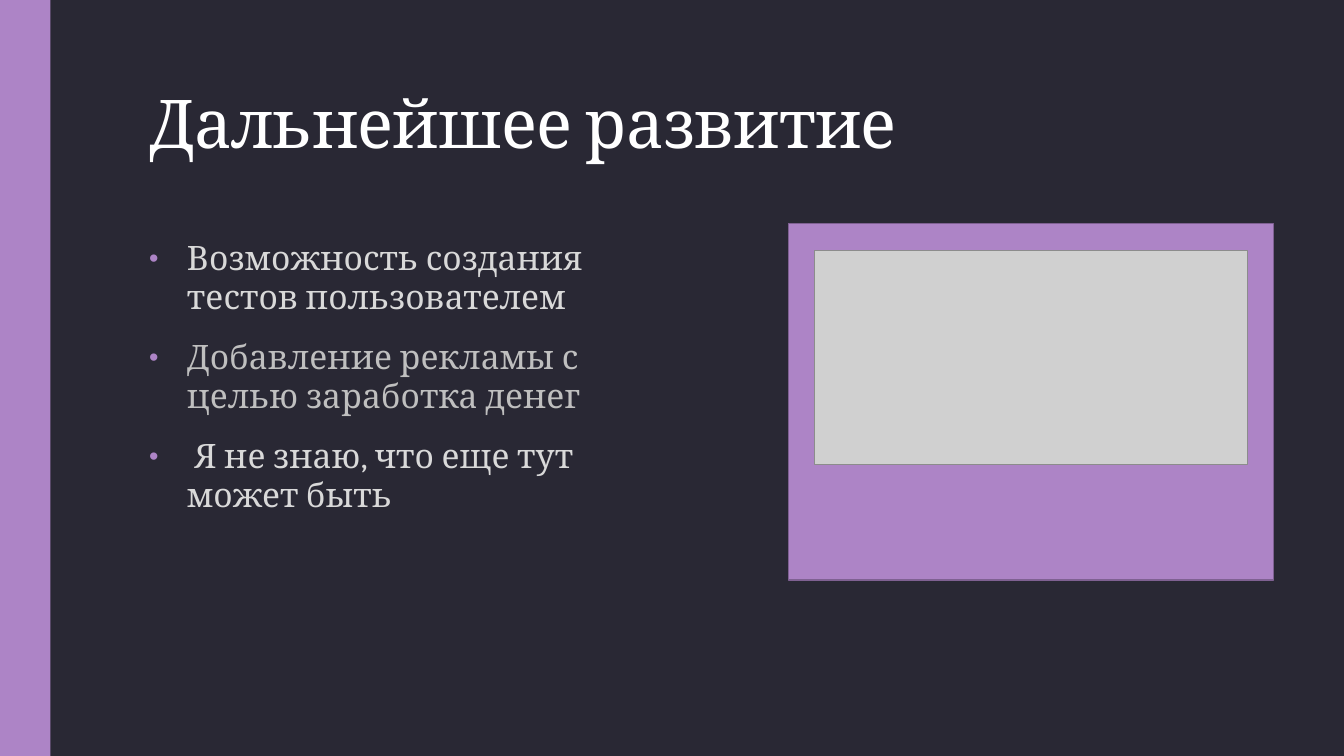
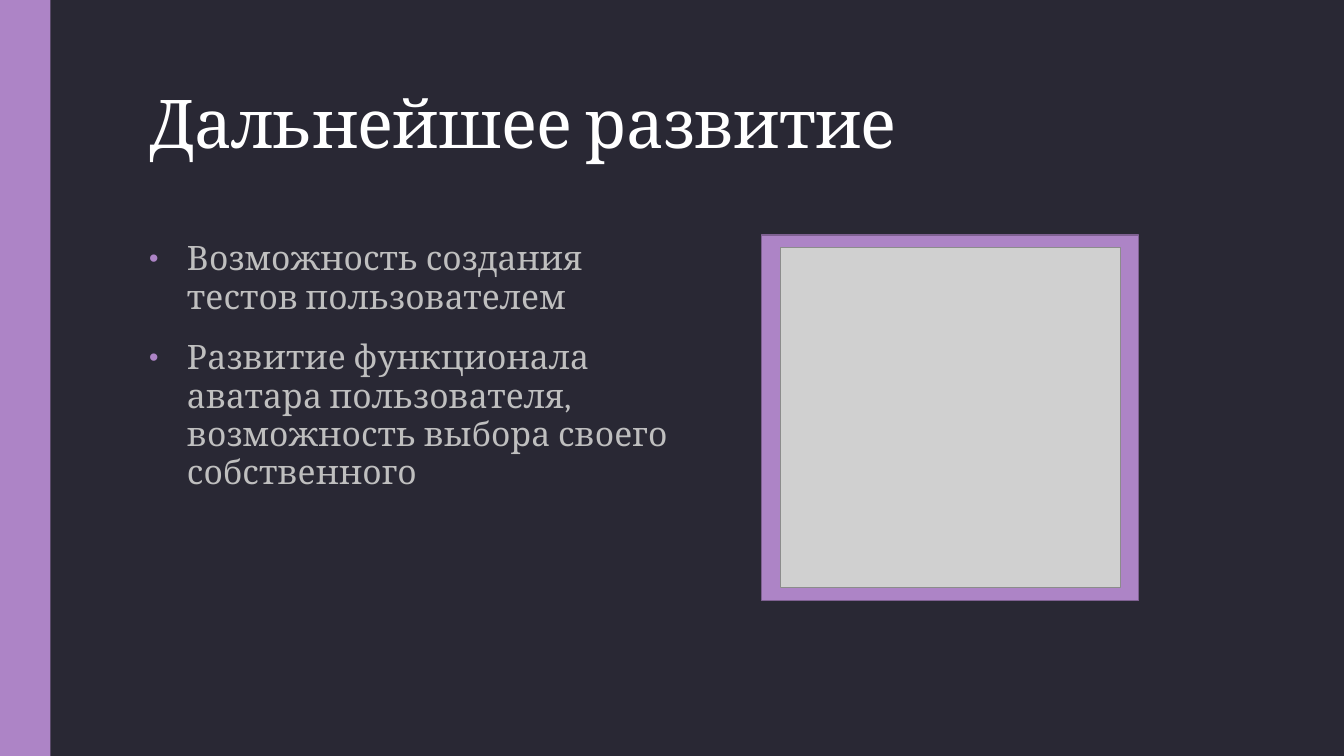
Before and after one commit to Jerrainee/ProjectWeb, a slide deck: slide 5 of documentation/Сайт с тестами.pptx (slide 4 before the commit). Drawn at 1344x756 pixels with LibreOffice and Linux fonts; fonts in the diff are those of the drawing; grey boxes stand for pictures. Boxes give left, top, right and bottom in pixels: in the first picture for what was removed or moved away, otherwise in the second. Text is boxed around its words. In the diff, an @@ line names an element or a change of style, - is before the commit and + after.

```diff
--- a/documentation/Сайт с тестами.pptx
+++ b/documentation/Сайт с тестами.pptx
@@ rectangle: place and size @@
-rectangle at [788,224,1273,580]
+rectangle at [762,235,1139,601]
@@ subtitle at [187,246,582,310]: text colour #D9D9D9 to #BFBFBF in "Возможность создания тестов пользователем" @@
@@ picture added at [780,248,1120,588] @@
@@ picture removed at [815,251,1247,465] @@
@@ subtitle at [187,343,667,485]: text changed @@
-• Добавление рекламы с целью заработка денег
-• Я не знаю, что еще тут может быть
+• Развитие функционала аватара пользователя, возможность выбора своего собственного
```
Also in this commit, not shown: 4 other slides changed, 1 slide added, 9 other files.
